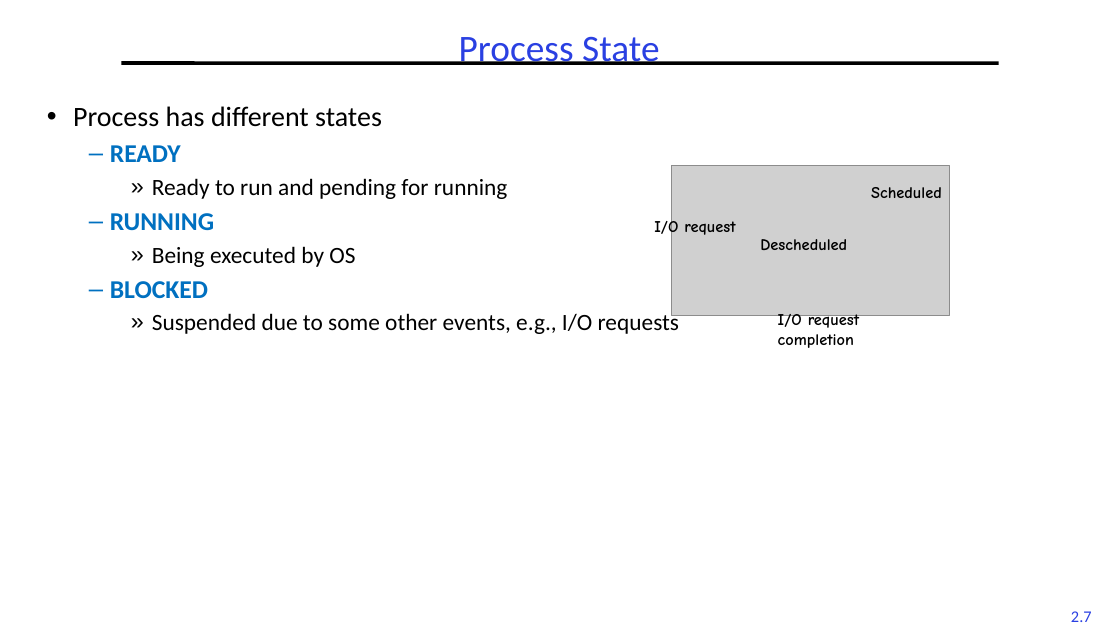
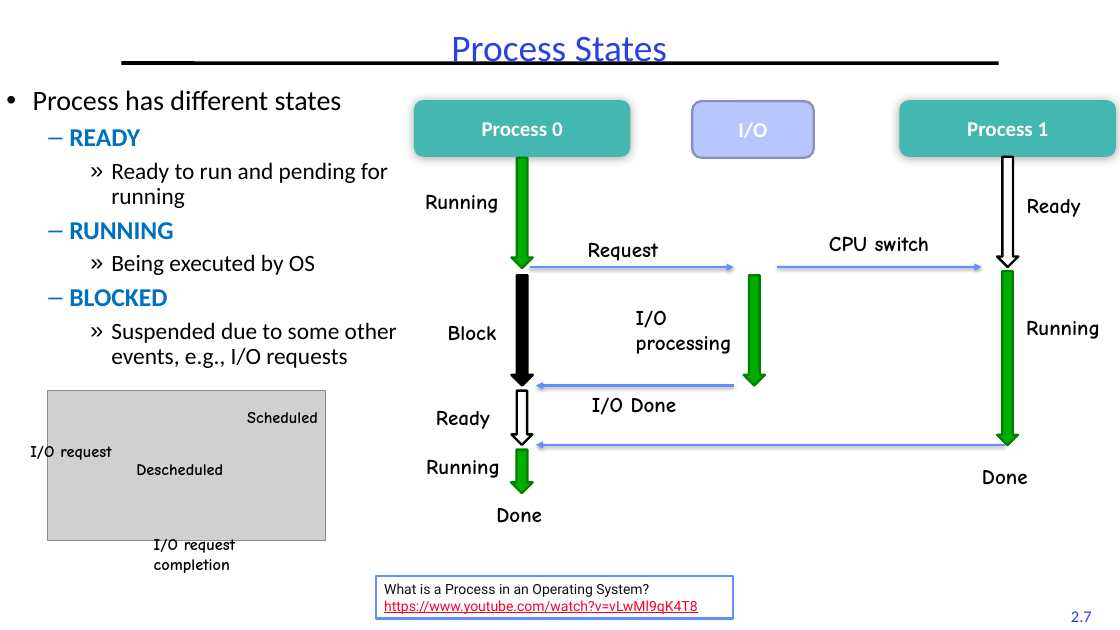
Before and after one commit to guhofstra/CSC256Fa25, a slide deck: slide 7 of PPTs/L2-Processes Threads.pptx. Drawn at 1120x630 pixels with LibreOffice and Linux fonts; fonts in the diff are those of the drawing; grey boxes stand for pictures. Boxes give left, top, right and bottom in pixels: in the first picture for what was removed or moved away, otherwise in the second. Text is boxed around its words. In the diff, an @@ line names an element or a change of style, - is before the commit and + after.

```diff
--- a/PPTs/L2-Processes Threads.pptx
+++ b/PPTs/L2-Processes Threads.pptx
@@ title at [451, 36, 667, 65]: text changed @@
-Process State
+Process States
@@ text "Process has different states" rewrapped from [73, 106, 679, 334] to [33, 90, 397, 368] @@
@@ rounded rectangle added at [414, 100, 631, 156], fill #43B7B0, 18 pt, text #FFFFFF, bold @@
+Process 0
@@ rounded rectangle added at [692, 101, 814, 157], fill #B7C6FE, outline #8792BC 2 pt, 18 pt, text #FFFFFF, bold @@
+I/O
@@ rounded rectangle added at [900, 100, 1117, 156], fill #43B7B0, 18 pt, text #FFFFFF, bold @@
+Process 1
@@ right arrow added at [512, 158, 533, 268], fill #00AE00, outline #008100 2 pt @@
@@ right arrow added at [997, 157, 1018, 267], fill #FFFFFF, outline #000000 2 pt @@
@@ text added at [425, 194, 499, 213], 18 pt, text #000000, bold @@
+Running
@@ text added at [1027, 198, 1081, 217], 18 pt, text #000000, bold @@
+Ready
@@ text added at [829, 236, 929, 251], 18 pt, text #000000, bold @@
+CPU switch
@@ arrow added from (530, 267) to (734, 267), #618FFD 2 pt @@
@@ text added at [588, 242, 658, 261], 18 pt, text #000000, bold @@
+Request
@@ arrow added from (778, 267) to (981, 267), #618FFD 2 pt @@
@@ right arrow added at [512, 276, 533, 386], fill #000000, outline #000000 2 pt @@
@@ right arrow added at [744, 276, 765, 386], fill #00AE00, outline #008100 2 pt @@
@@ right arrow added at [997, 271, 1018, 445], fill #00AE00, outline #008100 2 pt @@
@@ text added at [448, 326, 497, 340], 18 pt, text #000000, bold @@
+Block
@@ text added at [636, 310, 732, 354], 18 pt, text #000000, bold @@
+I/O processing
@@ text added at [1026, 320, 1100, 339], 18 pt, text #000000, bold @@
+Running
@@ arrow added from (734, 386) to (536, 386), #618FFD 2 pt @@
@@ text added at [436, 410, 490, 429], 18 pt, text #000000, bold @@
+Ready
@@ right arrow added at [512, 391, 533, 445], fill #FFFFFF, outline #000000 2 pt @@
@@ text added at [592, 397, 677, 415], 18 pt, text #000000, bold @@
+I/O Done
@@ arrow added from (1005, 445) to (536, 445), #618FFD 2 pt @@
@@ text added at [426, 459, 500, 478], 18 pt, text #000000, bold @@
+Running
@@ right arrow added at [511, 450, 533, 493], fill #00AE00, outline #008100 2 pt @@
@@ text added at [982, 470, 1028, 485], 18 pt, text #000000, bold @@
+Done
@@ text added at [496, 508, 542, 523], 18 pt, text #000000, bold @@
+Done
@@ 4 texts, 1 picture: place and size @@
-4 texts, 1 picture at [654, 166, 950, 348]
+4 texts, 1 picture at [30, 391, 326, 573]
@@ rectangle added at [376, 576, 733, 618], fill #FFFFFF, outline #618FFD 2 pt, 12 pt, text #FC0128, underline @@
+What is a Process in an Operating System?
+https://www.youtube.com/watch?v=vLwMl9qK4T8
```
Also in this commit, not shown: 4 other slides changed, 1 slide removed, 1 other file.
